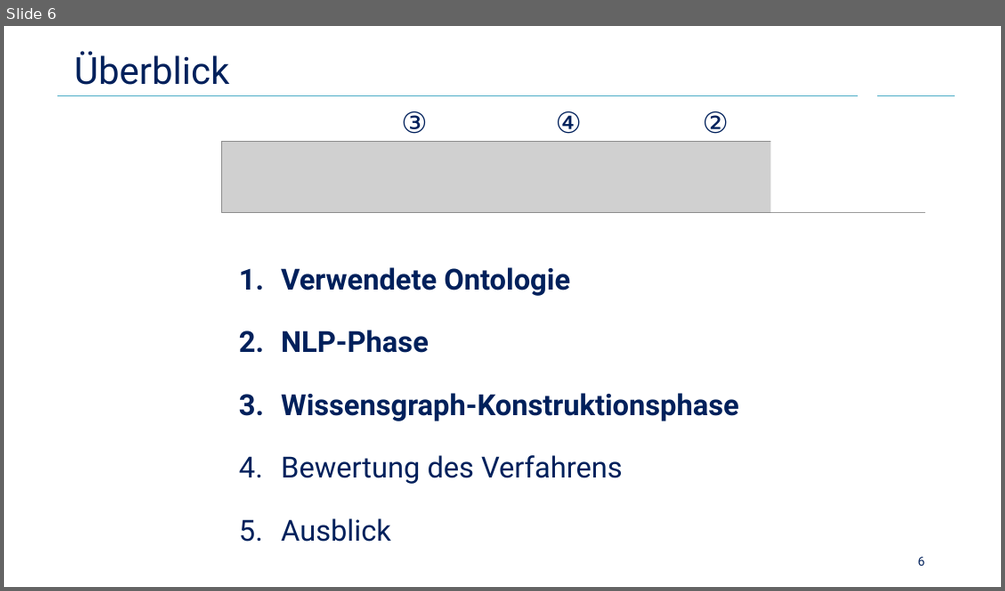
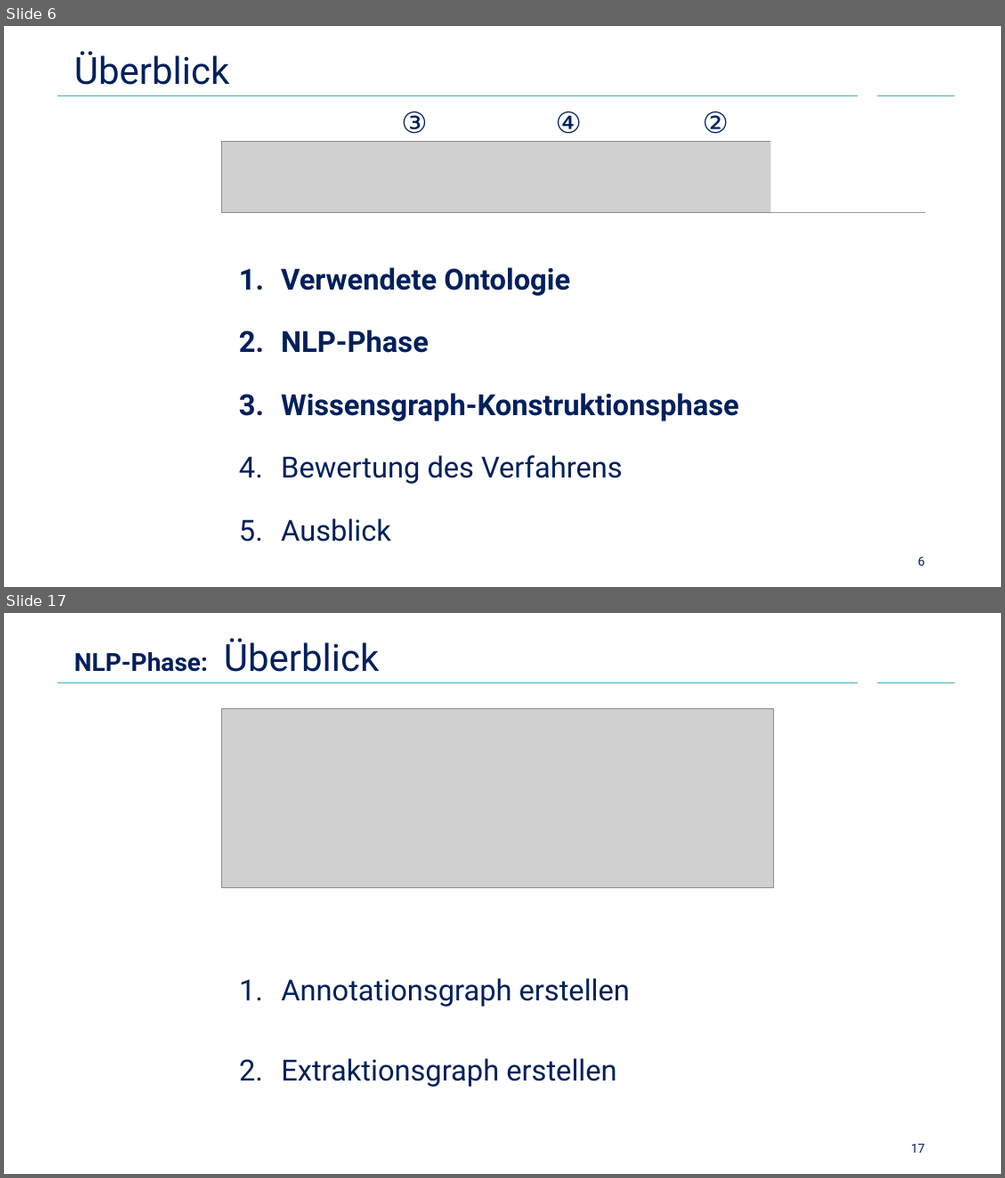
Before and after one commit to Cortys/bachelor-thesis, a slide deck: presentation/presentation.pptx. Shown one above the other, each under a label of ours: slide 6 before the commit, slides 6 and 17 after it; the slides between them are not shown. The pictures are 1005x591 and 1005x1178 pixels, drawn with LibreOffice and Linux fonts; fonts in the diff are those of the drawing; grey boxes stand for pictures; background and template pictures are left out. Boxes give left, top, right and bottom in pixels: in the first picture for what was removed or moved away, otherwise in the second. Text is boxed around its words. In the diff, an @@ line names an element or a change of style, - is before the commit and + after.

```diff
--- a/presentation/presentation.pptx
+++ b/presentation/presentation.pptx
@@ slide 17 added at [4,613,1001,1174], background #FFFFFF; not listed: 2 template elements that a slide beside it also shows @@
@@ title added at [74,638,379,672], 24 pt, text #00205B, bold @@
+NLP-Phase: Überblick
@@ picture added at [222,708,773,887] @@
@@ text added at [281,978,630,1086], 28 pt, text #00205B @@
+1. Annotationsgraph erstellen
+2. Extraktionsgraph erstellen
@@ page number added at [911,1143,925,1152], 12 pt, text #00205B @@
+17
```
Also in this commit, not shown: 14 other slides added, 18 other files.
